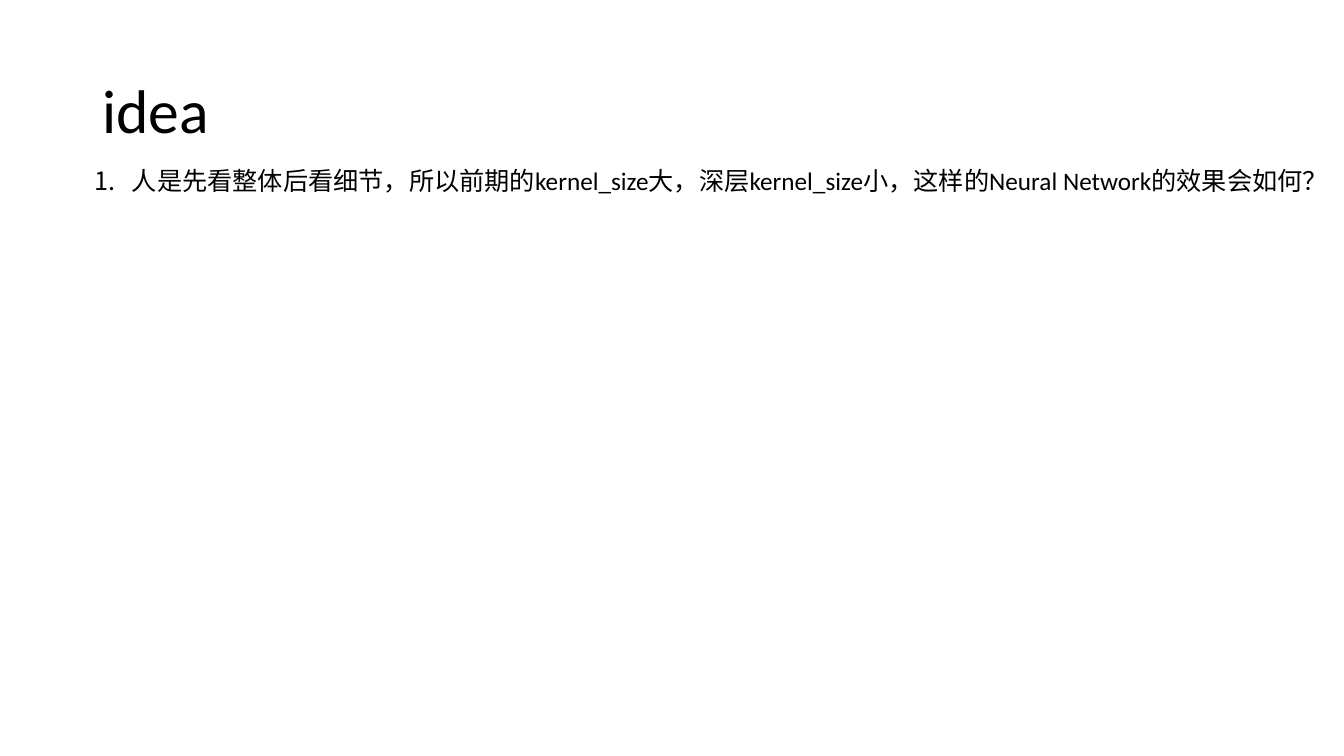
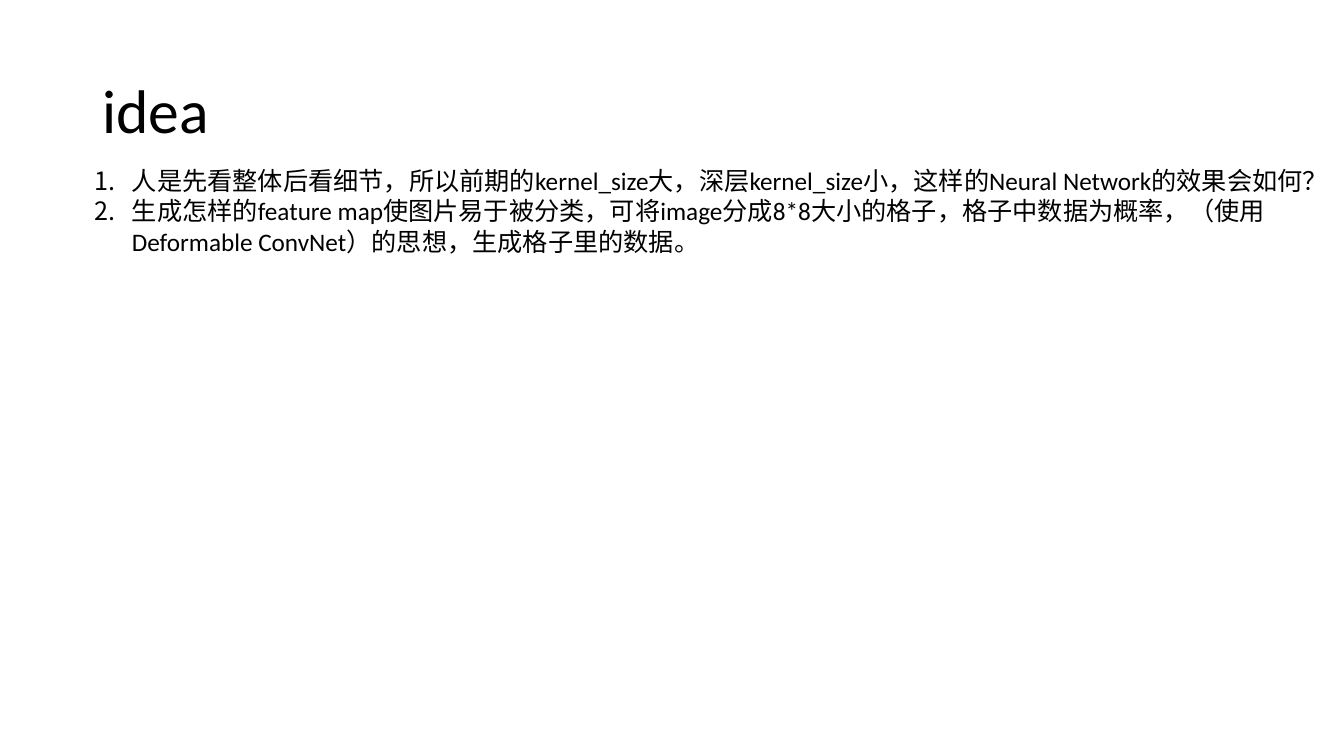
Before and after one commit to ZucchiniTang/Assistant_Unit, a slide deck: slide 28 of Graph.pptx (slide 19 before the commit). Drawn at 1344x756 pixels with LibreOffice and Linux fonts; fonts in the diff are those of the drawing. Boxes give left, top, right and bottom in pixels: in the first picture for what was removed or moved away, otherwise in the second. Text is boxed around its words. In the diff, an @@ line names an element or a change of style, - is before the commit and + after.

```diff
--- a/Graph.pptx
+++ b/Graph.pptx
@@ text at [132, 198, 1265, 254]: paragraph added @@
+2. 生成怎样的feature map使图片易于被分类，可将image分成8*8大小的格子，格子中数据为概率，（使用Deformable ConvNet）的思想，生成格子里的数据。
```
Also in this commit, not shown: 4 other slides changed, 13 slides added, 1 slide removed.
